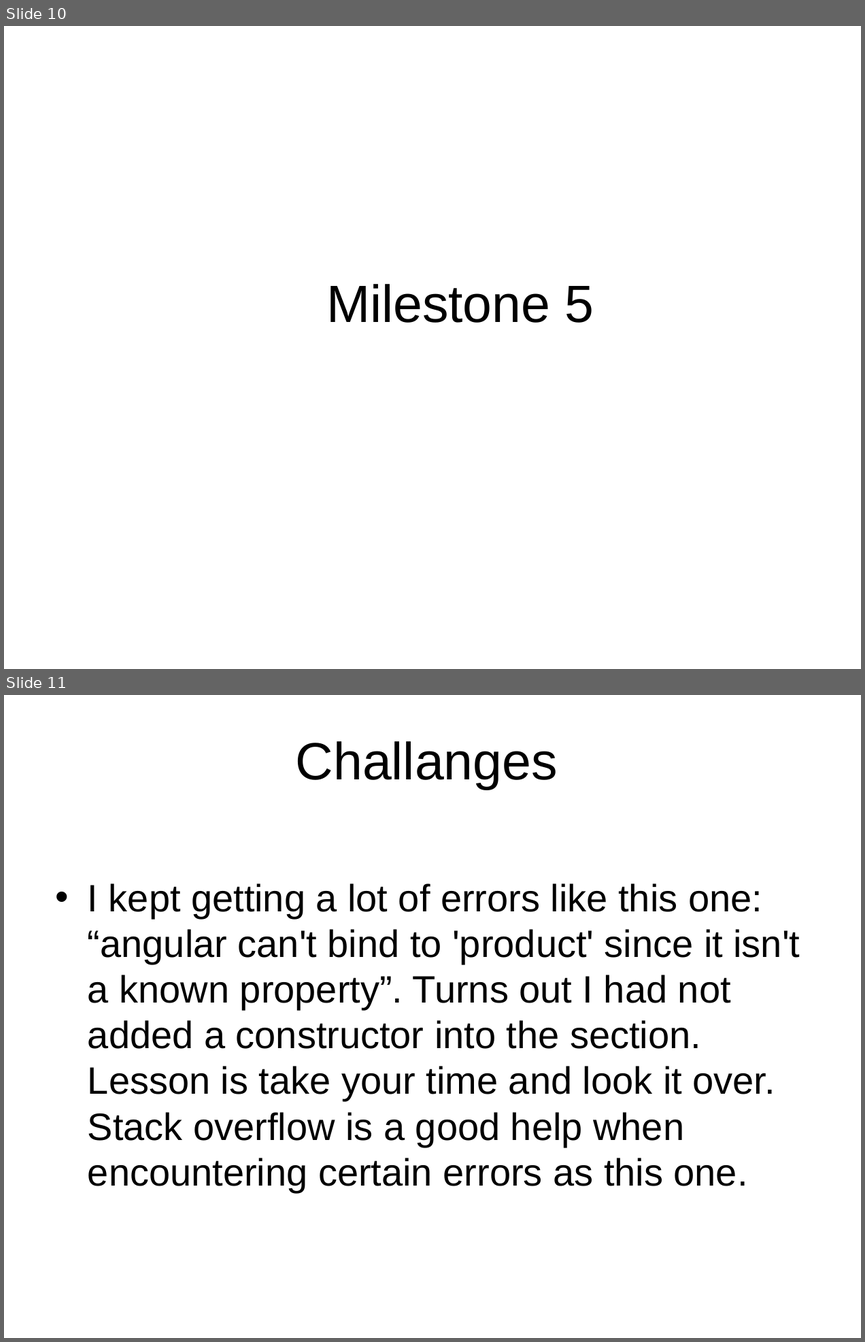
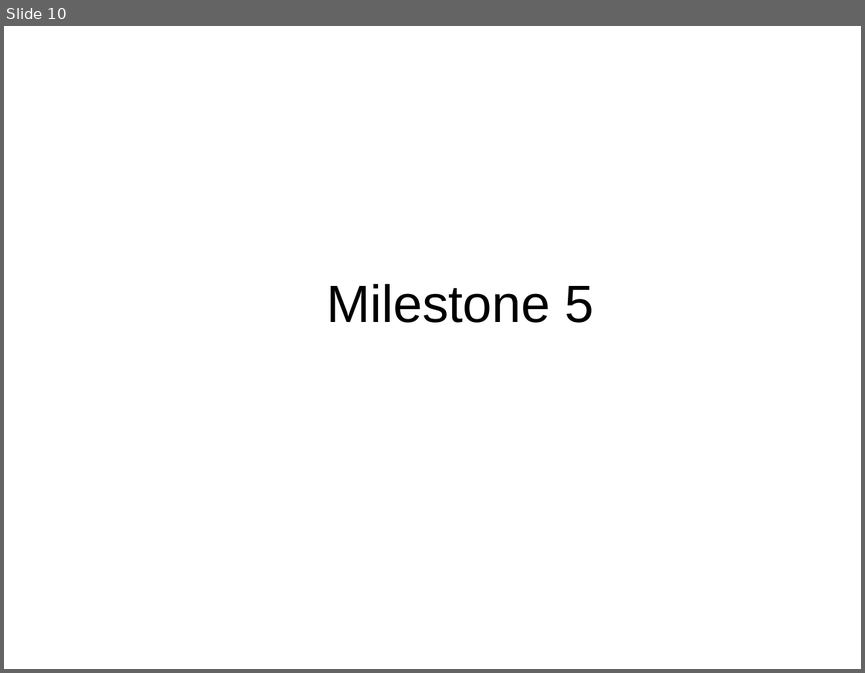
Before and after one commit to rcoon1/CST-391, a slide deck: Milestones/Milestone 6/Milestone6Rcoon.pptx. Shown one above the other, each under a label of ours: slides 10 and 11 before the commit, slide 10 after it. The pictures are 865x1342 and 865x673 pixels, drawn with LibreOffice and Linux fonts; fonts in the diff are those of the drawing; background and template pictures are left out. Boxes give left, top, right and bottom in pixels: in the first picture for what was removed or moved away, otherwise in the second. Text is boxed around its words. In the diff, an @@ line names an element or a change of style, - is before the commit and + after.

```diff
--- a/Milestones/Milestone 6/Milestone6Rcoon.pptx
+++ b/Milestones/Milestone 6/Milestone6Rcoon.pptx
@@ slide 11 removed at (4, 695, 861, 1338), background picture (left out) @@
@@ title removed at (296, 741, 558, 790) @@
-Challanges
@@ text removed at (88, 883, 800, 1193) @@
-• I kept getting a lot of errors like this one: “angular can't bind to 'product' since it isn't a known property”. Turns out I had not added a constructor into the section. Lesson is take your time and look it over. Stack overflow is a good help when encountering certain errors as this one.
```
Also in this commit, not shown: 7 slides changed, 3 slides added, 1 other file.
